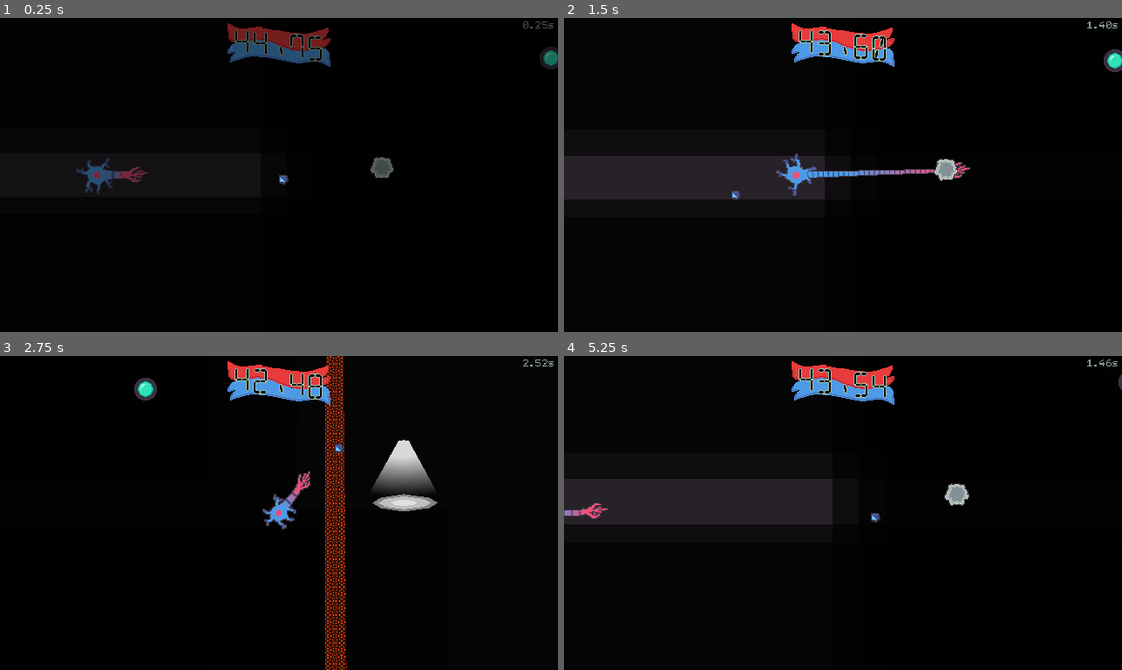
Above: before the commit, frames 1-4 (two rows, left to right).
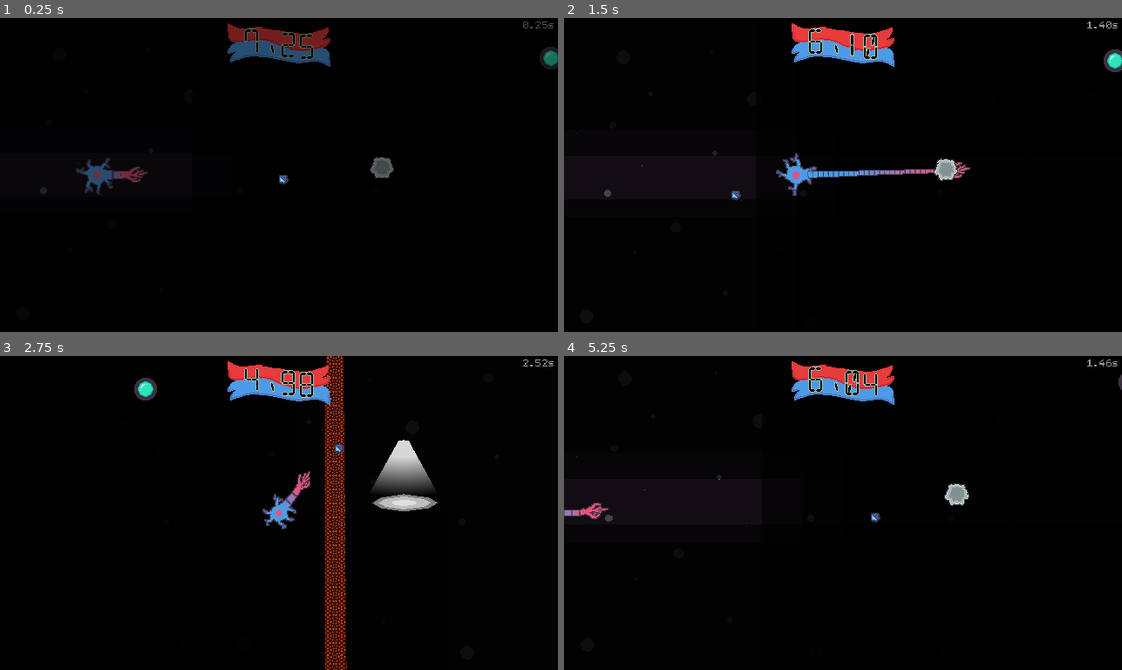
Above: after the commit, the same moments.

Repository: bnhrl/MomentumIsEverythingCountDown
Game: Godot game, scene res://Game/Levels/LevelBonus1/level_bonus_1.tscn
The game is run twice, just before and just after one commit, with the same random seed, the same clock (stepped at 60 frames per second) and the same inputs. This scene is started directly instead of the project's main scene. Sound files missing from this copy of the repository are replaced by a short silence.
Inputs (mouse positions are in pixels of both pictures, inside the frame that each line leads up to):
- Up to frame 1 (0.25 s): no input
- Up to frame 2 (1.5 s): move the mouse to (965, 159) at 0.52 s; hold D (right) 0.53-1.28 s; click (965, 159) at 0.6 s; move the mouse to (731, 190) at 1.27 s; hold S (down) from 1.28 s (still down); tap Space (reserve_ion) at 1.35 s
- Up to frame 3 (2.75 s): move the mouse to (334, 443) at 2.02 s; release S (down) at 2.03 s; hold D (right) from 2.03 s (still down); click (334, 443) at 2.1 s
- Up to frame 4 (5.25 s): move the mouse to (815, 575) at 2.77 s; release D (right) at 2.78 s; hold W (up) 2.78-3.53 s; tap Space (reserve_ion) at 2.85, 4.35 s; move the mouse to (1010, 560) at 3.52 s; hold A (left) 3.53-5.03 s; click (1010, 560) at 3.6 s; move the mouse to (675, 465) at 4.27 s; move the mouse to (870, 513) at 5.02 s; hold S (down) from 5.03 s (still down); click (870, 513) at 5.1 s

The runs differ from the first frame. In frame 1, 0.6% of the frame differs, in the area x 13-58%, y 3-47%; in frame 2, 1.9%; in frame 3, 0.6%; in frame 4, 2.5%, in the area x 2-58%, y 3-55%.

Commit message:
Bonus 2 Beginnings

Diff:
--- a/Game/Levels/LevelBonus1/level_bonus_1.tscn
+++ b/Game/Levels/LevelBonus1/level_bonus_1.tscn
@@ -1,7 +1,6 @@
 [gd_scene format=3 uid="uid://c6cj7c34fudmb"]
 
 [ext_resource type="PackedScene" uid="uid://co1sgdv2x4nyr" path="res://Game/Levels/_Base/level.tscn" id="1_ygyb2"]
-[ext_resource type="PackedScene" uid="uid://b1aob121surnv" path="res://Game/PolygonWalls/polygon_wall.tscn" id="2_4wv6u"]
 [ext_resource type="Shader" uid="uid://wu085sklw13i" path="res://Assets/Shaders/world_tiling_2d.gdshader" id="2_13ugc"]
 [ext_resource type="Texture2D" uid="uid://ogmg54ge4mqi" path="res://Assets/Textures/background_2.png" id="3_16xm3"]
 [ext_resource type="PackedScene" uid="uid://b4ofsy8drss" path="res://Game/CompletionZone/completion_zone.tscn" id="3_rf2eo"]
@@ -28,17 +27,15 @@
 [node name="PlayerSpawnPoint" parent="." index="1" unique_id=1452407390]
 position = Vector2(118.16, 197.725)
 
+[node name="CountDownTimer" parent="." index="3" unique_id=102296066]
+time = 5.0
+
 [node name="Background" parent="." index="4" unique_id=675105712]
-visible = false
 material = SubResource("ShaderMaterial_16xm3")
 position = Vector2(42, 1)
 
 [node name="PolygonWalls" parent="WallLayer" parent_id_path=PackedInt32Array(332655601) index="1" unique_id=576414089]
 position = Vector2(-14, 55)
-
-[node name="PolygonWall0" parent="WallLayer/PolygonWalls" index="0" unique_id=293361938 instance=ExtResource("2_4wv6u")]
-visible = false
-polygon = PackedVector2Array(51, 16, 42.20749, -12.291318, -2, -2, -2, 2)
 
 [node name="CompletionZone0" parent="CompletionZones" parent_id_path=PackedInt32Array(1863227345) index="0" unique_id=241888325 instance=ExtResource("3_rf2eo")]
 position = Vector2(934.54, 194.73)
@@ -62,7 +59,7 @@
 [node name="DeathPit3" parent="DeathPits" parent_id_path=PackedInt32Array(1192831106) index="2" unique_id=951663010 instance=ExtResource("5_x5grr")]
 position = Vector2(454.34, 209)
 rotation = 1.5707964
-polygon = PackedVector2Array(511.99994, -1364.66, 512, 13, 511, 148, 80, 148, -524, 148, -525.00006, -1364.66)
+polygon = PackedVector2Array(536.6674, -1285.724, 536.6675, 91.936066, 535.6675, 226.93607, 104.66754, 226.93607, -499.33246, 226.93607, -500.33252, -1285.724)
 
 [node name="DeathPit4" parent="DeathPits" parent_id_path=PackedInt32Array(1192831106) index="3" unique_id=2051988687 instance=ExtResource("5_x5grr")]
 position = Vector2(-102.99997, 198)
--- /dev/null
+++ b/Game/Levels/LevelBonus2/level_bonus_2.tscn
@@ -0,0 +1,90 @@
+[gd_scene format=3 uid="uid://bcrpxkjvv5umi"]
+
+[ext_resource type="PackedScene" uid="uid://co1sgdv2x4nyr" path="res://Game/Levels/_Base/level.tscn" id="1_2gen0"]
+[ext_resource type="Shader" uid="uid://wu085sklw13i" path="res://Assets/Shaders/world_tiling_2d.gdshader" id="2_uh337"]
+[ext_resource type="Texture2D" uid="uid://ogmg54ge4mqi" path="res://Assets/Textures/background_2.png" id="3_uh337"]
+[ext_resource type="PackedScene" uid="uid://b26pe4dttgfvl" path="res://Game/DeathPits/death_pit.tscn" id="3_ygtb4"]
+[ext_resource type="PackedScene" uid="uid://d3xhd06mdlv8l" path="res://Game/Enemies/WhiteBloodCell/white_blood_cell.tscn" id="5_ygtb4"]
+
+[sub_resource type="ShaderMaterial" id="ShaderMaterial_nfqpi"]
+shader = ExtResource("2_uh337")
+shader_parameter/tile_texture = ExtResource("3_uh337")
+shader_parameter/tile_size = Vector2(720, 1280)
+shader_parameter/rotation = 0.0
+shader_parameter/autoscroll = false
+
+[node name="Level0" unique_id=1414133645 instance=ExtResource("1_2gen0")]
+
+[node name="Bounds" parent="." index="0" unique_id=1811867841]
+offset_left = 185.0
+offset_top = -9876.0
+offset_right = 12048.0
+offset_bottom = 222.0
+
+[node name="PlayerSpawnPoint" parent="." index="1" unique_id=1452407390]
+position = Vector2(353.425, 124.68)
+
+[node name="TimeLabel" parent="UILayer" parent_id_path=PackedInt32Array(3946053) index="1" unique_id=348801823]
+visible = false
+
+[node name="Background" parent="." index="4" unique_id=675105712]
+visible = false
+material = SubResource("ShaderMaterial_nfqpi")
+position = Vector2(154, -24)
+
+[node name="Path_PROTO1" parent="DeathPits" parent_id_path=PackedInt32Array(1192831106) index="0" unique_id=1582885165 instance=ExtResource("3_ygtb4")]
+position = Vector2(2383.5208, 858.9104)
+rotation = -1.0358605
+polygon = PackedVector2Array(684, -103, 684, 30, 684, 146, 84, 142, -526, 146, -526, -103)
+
+[node name="Path_PROTO2" parent="DeathPits" parent_id_path=PackedInt32Array(1192831106) index="1" unique_id=782432243 instance=ExtResource("3_ygtb4")]
+position = Vector2(2166.7388, 732.3822)
+rotation = -1.0358605
+polygon = PackedVector2Array(685.66003, -103, 685.66003, 29, 685.66003, 148, 80, 148, -524, 148, -524, -103)
+
+[node name="Path_PROTO5" parent="DeathPits" parent_id_path=PackedInt32Array(1192831106) index="2" unique_id=1049034221 instance=ExtResource("3_ygtb4")]
+position = Vector2(1522.5208, 551.9104)
+rotation = -1.0358605
+polygon = PackedVector2Array(684, -103, 684, 30, 684, 146, 84, 142, -526, 146, -526, -103)
+
+[node name="Path_PROTO6" parent="DeathPits" parent_id_path=PackedInt32Array(1192831106) index="3" unique_id=700619125 instance=ExtResource("3_ygtb4")]
+position = Vector2(1305.7388, 425.3822)
+rotation = -1.0358605
+polygon = PackedVector2Array(685.66003, -103, 685.66003, 29, 685.66003, 148, 80, 148, -524, 148, -524, -103)
+
+[node name="Path_PROTO3" parent="DeathPits" parent_id_path=PackedInt32Array(1192831106) index="4" unique_id=1551343958 instance=ExtResource("3_ygtb4")]
+position = Vector2(534.81665, 29.9104)
+rotation = -1.0358605
+polygon = PackedVector2Array(962.87585, -103.07666, 963.2522, 203.5694, 963.4392, 419.662, -263.33658, 424.76813, -526, 146, -526, -103)
+
+[node name="Path_PROTO4" parent="DeathPits" parent_id_path=PackedInt32Array(1192831106) index="5" unique_id=843756267 instance=ExtResource("3_ygtb4")]
+position = Vector2(318.03476, -96.6178)
+rotation = -1.0358605
+polygon = PackedVector2Array(965.00696, -1157.7124, 964.7355, -295.06305, 964.53577, 147.92336, 80, 148, -524, 148, -524, -103, -364.05603, -732.8178)
+
+[node name="Path_End_PROTO" parent="DeathPits" parent_id_path=PackedInt32Array(1192831106) index="6" unique_id=232059423 instance=ExtResource("3_ygtb4")]
+position = Vector2(257, 244.99997)
+rotation = 3.6567464
+polygon = PackedVector2Array(511, -103, 512, 13, 511, 148, 80, 148, -524, 148, -524, -103)
+
+[node name="Path_End_PROTO2" parent="DeathPits" parent_id_path=PackedInt32Array(1192831106) index="7" unique_id=1384448663 instance=ExtResource("3_ygtb4")]
+position = Vector2(2657.0002, 1354.0002)
+rotation = 3.6567464
+polygon = PackedVector2Array(511, -103, 512, 13, 511, 148, 80, 148, -524, 148, -524, -103)
+
+[node name="Path_End_PROTO3" parent="DeathPits" parent_id_path=PackedInt32Array(1192831106) index="8" unique_id=442854425 instance=ExtResource("3_ygtb4")]
+position = Vector2(2657.0002, 1354.0002)
+rotation = 3.6567464
+polygon = PackedVector2Array(511, -103, 512, 13, 511, 148, 80, 148, -524, 148, -524, -103)
+
+[node name="WhiteBloodCell1" parent="Enemies" parent_id_path=PackedInt32Array(1295879779) index="0" unique_id=613541596 instance=ExtResource("5_ygtb4")]
+position = Vector2(441, -23)
+speed = 0.0
+
+[node name="WhiteBloodCell2" parent="Enemies" parent_id_path=PackedInt32Array(1295879779) index="1" unique_id=1079843778 instance=ExtResource("5_ygtb4")]
+position = Vector2(594, -278)
+speed = 0.0
+
+[node name="WhiteBloodCell3" parent="Enemies" parent_id_path=PackedInt32Array(1295879779) index="2" unique_id=734751871 instance=ExtResource("5_ygtb4")]
+position = Vector2(748, -546)
+speed = 0.0
